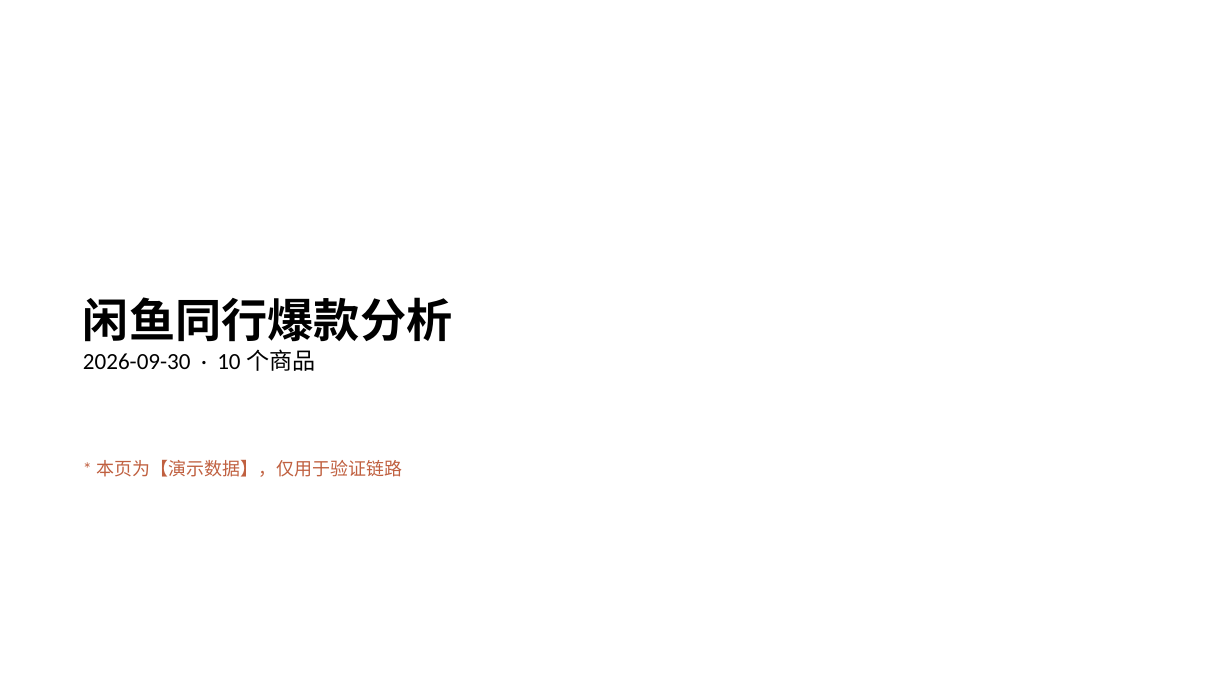
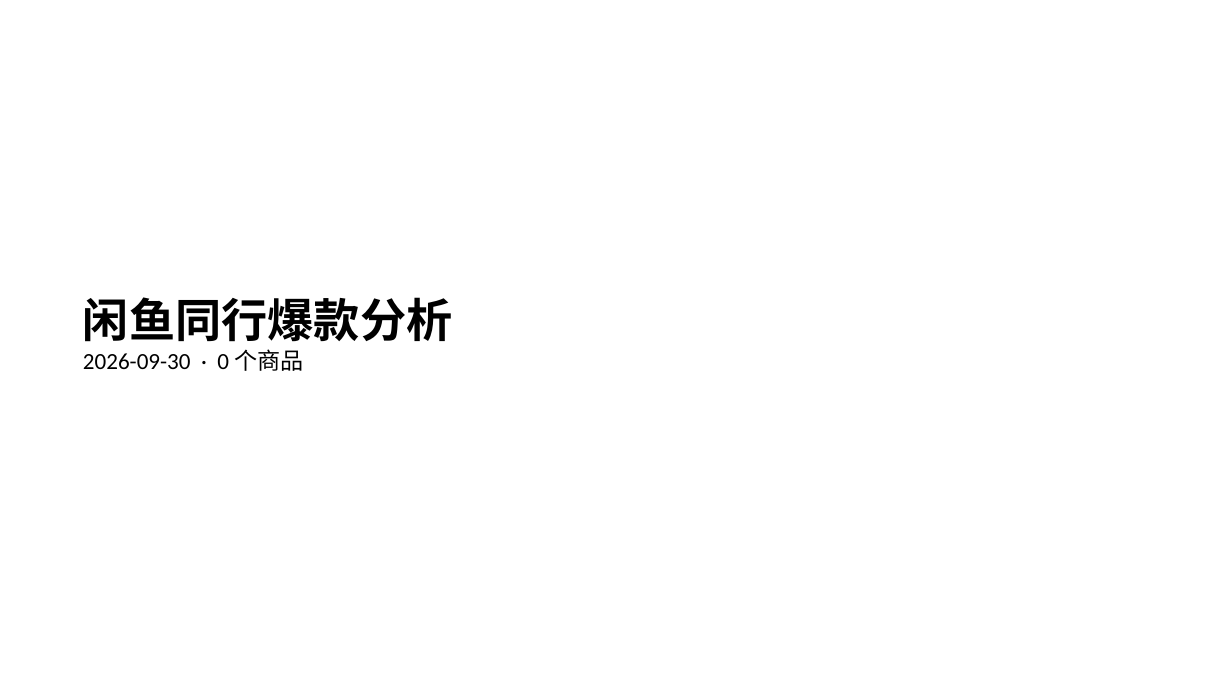
Before and after one commit to 02zhuniu-ship-it/-, a slide deck: slide 1 of archive/2026-09-30/xianyu/PPT报告/闲鱼同行爆款分析-2026-09-30.pptx. Drawn at 1232x693 pixels with LibreOffice and Linux fonts; fonts in the diff are those of the drawing. Boxes give left, top, right and bottom in pixels: in the first picture for what was removed or moved away, otherwise in the second. Text is boxed around its words. In the diff, an @@ line names an element or a change of style, - is before the commit and + after.

```diff
--- a/archive/2026-09-30/xianyu/PPT报告/闲鱼同行爆款分析-2026-09-30.pptx
+++ b/archive/2026-09-30/xianyu/PPT报告/闲鱼同行爆款分析-2026-09-30.pptx
@@ text at box(83, 349, 303, 371): text changed @@
-2026-09-30 · 10 个商品
+2026-09-30 · 0 个商品
@@ text removed at box(96, 460, 402, 477) @@
-* 本页为【演示数据】，仅用于验证链路
```
Also in this commit, not shown: 20 slides removed, 8 other files.
